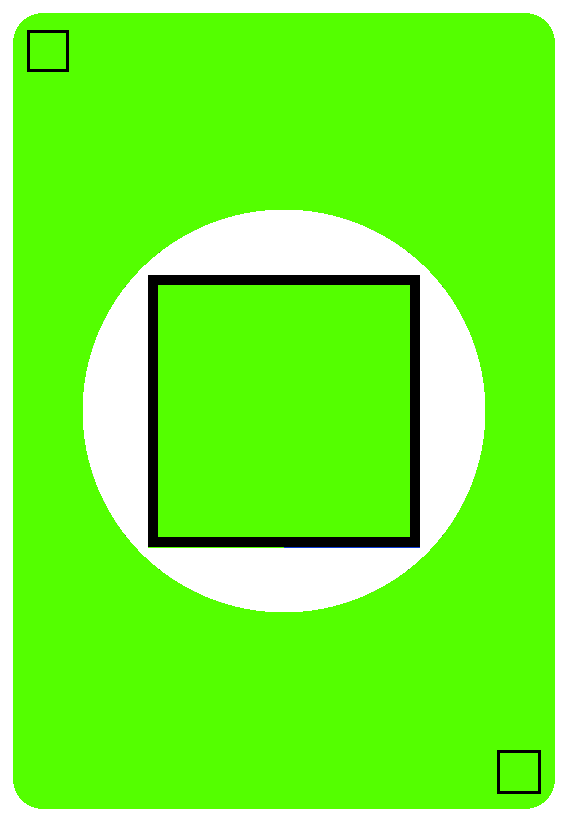
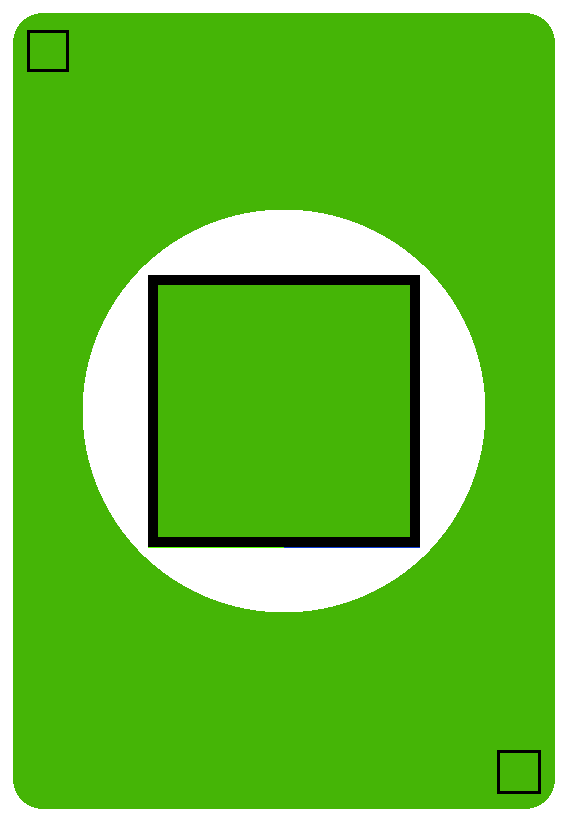
Revision of a layered 568 × 822 image; what changed, layer by layer:
painted on "Ebene #3" over [30, 33, 538, 791]
painted on "Ebene #2" over [13, 13, 555, 809]
